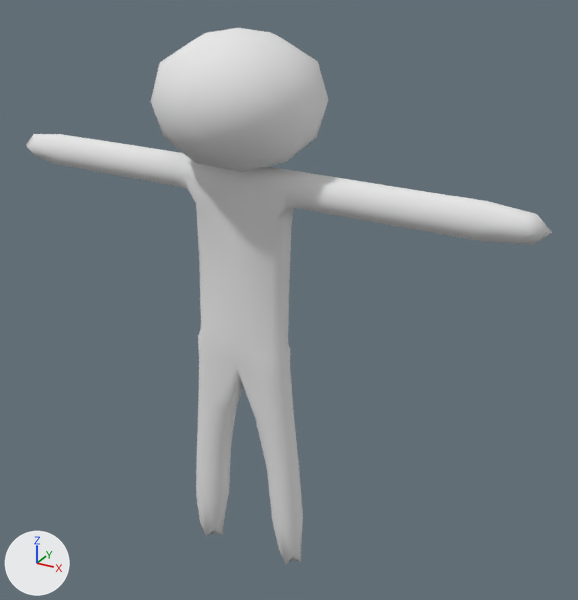
The Blender file models/ometto/ometto.blend: old version first, new version second.
One viewpoint serves both versions: a camera (50 mm lens) standing at (0.585, -0.925, 0.956) and looking at (0.062, 0.027, 0.481). Every picture has the same lights, and +X, +Y and +Z are marked at lower left.
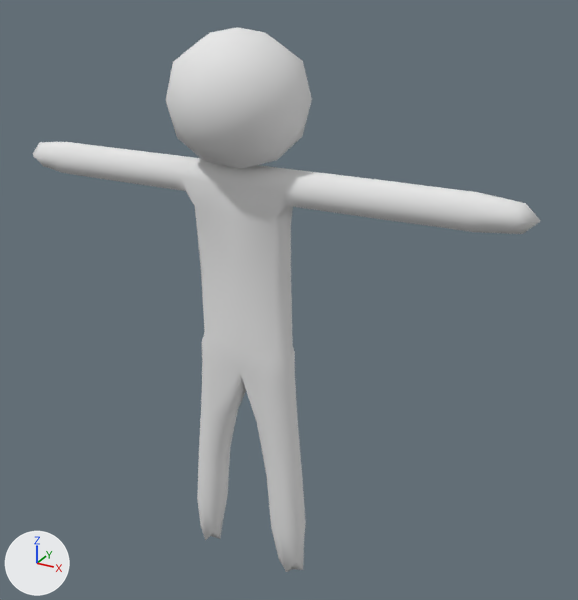
What the commit changed:
me_cube has 358 vertices, 354 faces and spans x -10.4..11.1, y -3.7..2.6, z -0.1..22.0.
me_cube is used by ob_cube; location (0.004, 0.004, 0.025); scale (0.0382, 0.0382, 0.0382).
me_cube part 1: the loose piece of 62 vertices spanning x -2.8..3.2, y -3.7..2.6, z 17.2..22.0 is scaled about its middle by (0.83, 0.819, 1).
me_cube part 2: all 49 vertices in x 4.5..11.1, y -1.1..0.1, z 15.9..17.3 are scaled about their middle by (0.896, 1, 1), then moved by (-0.4, 0.0, 0.0).
Object 'Cube' (ob_cube) moves from (0.004, 0.004, 0.025) to (0.017, -0.034, 0.025).
Object 'Cube' (ob_cube) turns from (0, 0, 0) to (0, 0, -180) degrees about x, y and z.

Location of each change, [x1, y1, x2, y2] in pixels of the pictures (578 x 600 px; the box of a moved part takes in the faces that stretch with it):
'Cube', reshaped, moved, turned
    before: [26, 28, 552, 564]
    after: [33, 27, 541, 572]
part 1 of me_cube, moved or reshaped
    before: [151, 28, 328, 172]
    after: [166, 27, 312, 169]
part 2 of me_cube, moved or reshaped
    before: [302, 173, 552, 245]
    after: [33, 142, 177, 190]
